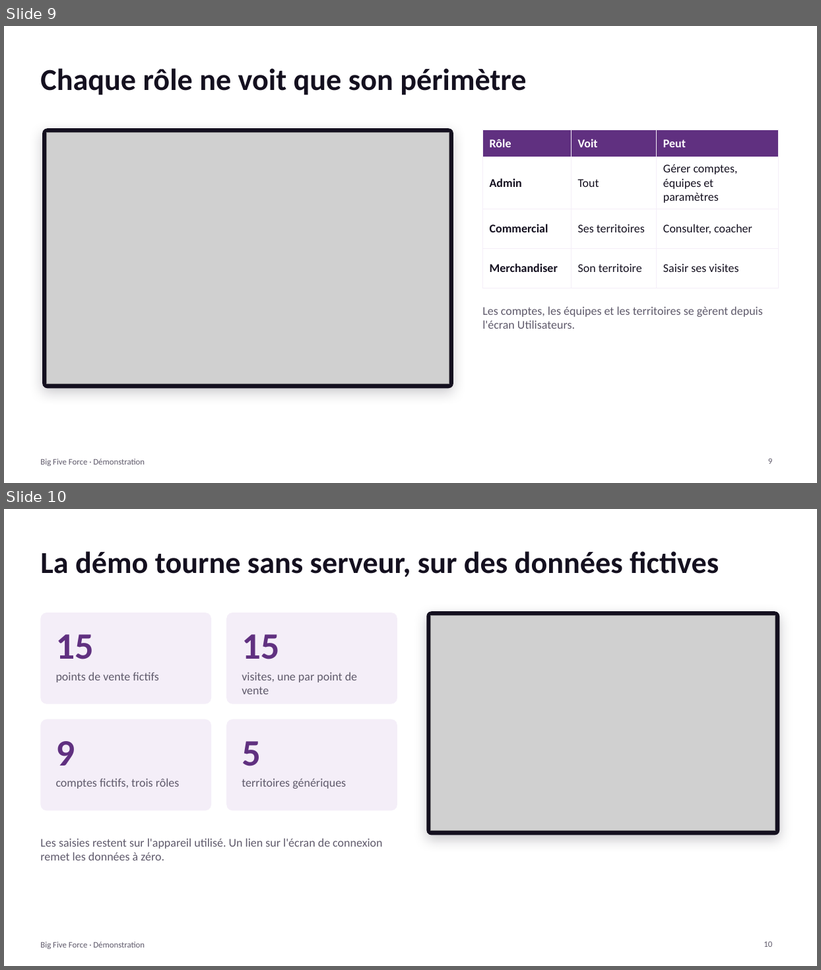
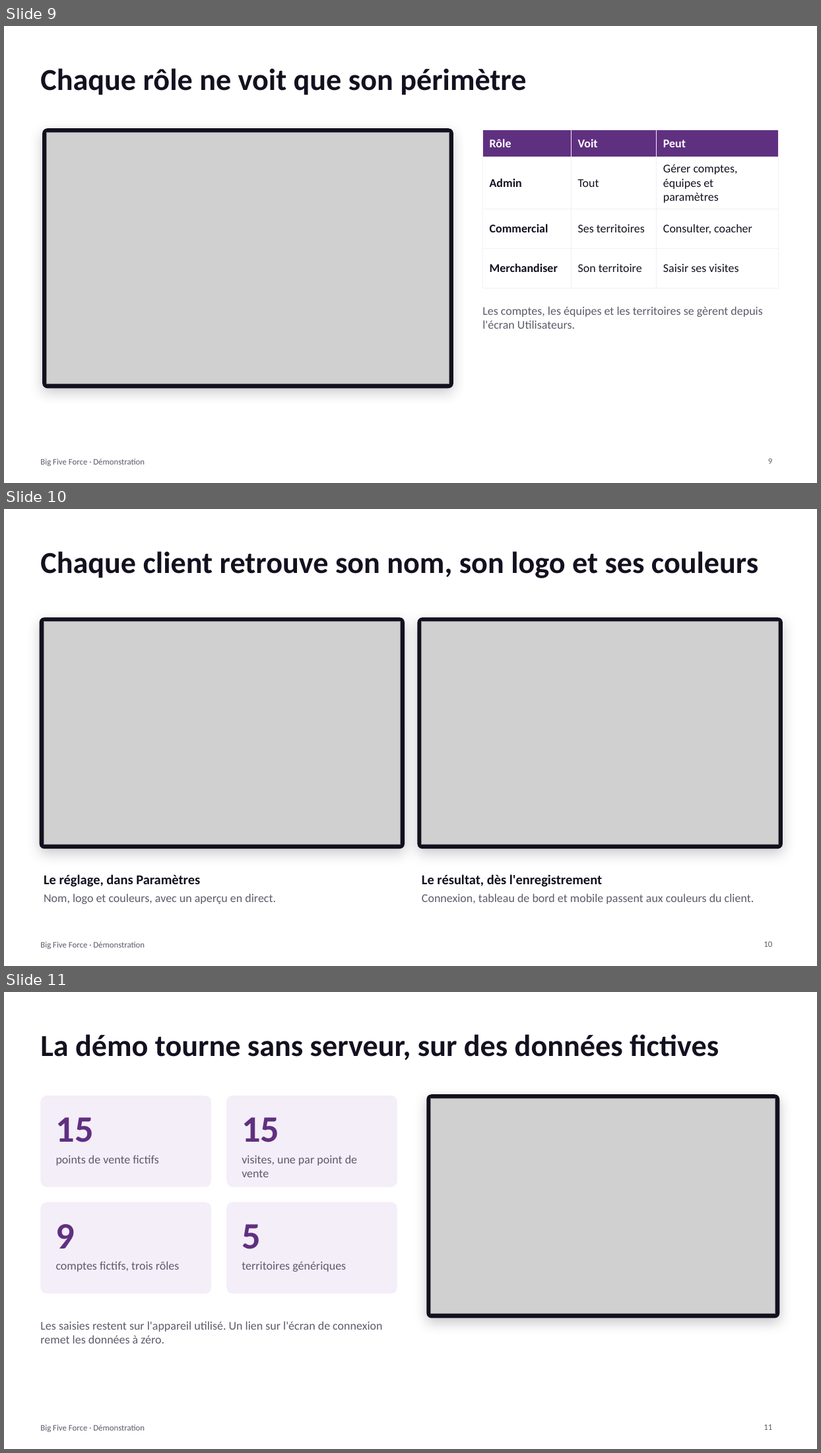
Before and after one commit to jhouedanou/frieslandv3, a slide deck: docs/DEMO-BIG-FIVE-FORCE.pptx. Shown one above the other, each under a label of ours: slides 9 and 10 before the commit, slides 9, 10 and 11 after it. The pictures are 821x970 and 821x1453 pixels, drawn with LibreOffice and Linux fonts; fonts in the diff are those of the drawing; grey boxes stand for pictures. Boxes give left, top, right and bottom in pixels: in the first picture for what was removed or moved away, otherwise in the second. Text is boxed around its words. In the diff, an @@ line names an element or a change of style, - is before the commit and + after.

```diff
--- a/docs/DEMO-BIG-FIVE-FORCE.pptx
+++ b/docs/DEMO-BIG-FIVE-FORCE.pptx
@@ slide 10 added at [4, 509, 817, 966], background #FFFFFF; not listed: 1 template element that a slide beside it also shows @@
@@ title added at [40, 551, 758, 578], 36 pt, text #14101F, bold @@
+Chaque client retrouve son nom, son logo et ses couleurs
@@ rounded rectangle added at [40, 618, 405, 850], fill #14101F @@
@@ picture added at [44, 622, 401, 845] @@
@@ rounded rectangle added at [418, 618, 783, 850], fill #14101F @@
@@ picture added at [422, 622, 779, 845] @@
@@ text added at [44, 875, 200, 887], 16 pt, text #14101F, bold @@
+Le réglage, dans Paramètres
@@ text added at [422, 875, 602, 887], 16 pt, text #14101F, bold @@
+Le résultat, dès l'enregistrement
@@ text added at [44, 894, 276, 904], 14 pt, text #5F5A6B @@
+Nom, logo et couleurs, avec un aperçu en direct.
@@ text added at [422, 894, 754, 904], 14 pt, text #5F5A6B @@
+Connexion, tableau de bord et mobile passent aux couleurs du client.
@@ page number added at [764, 942, 772, 947], 10 pt, text #5F5A6B @@
+10
@@ what was slide 10 is now slide 11 @@
@@ page number at [764, 1425, 772, 1430]: text changed @@
-10
+11
```
Also in this commit, not shown: 1 slide changed.
